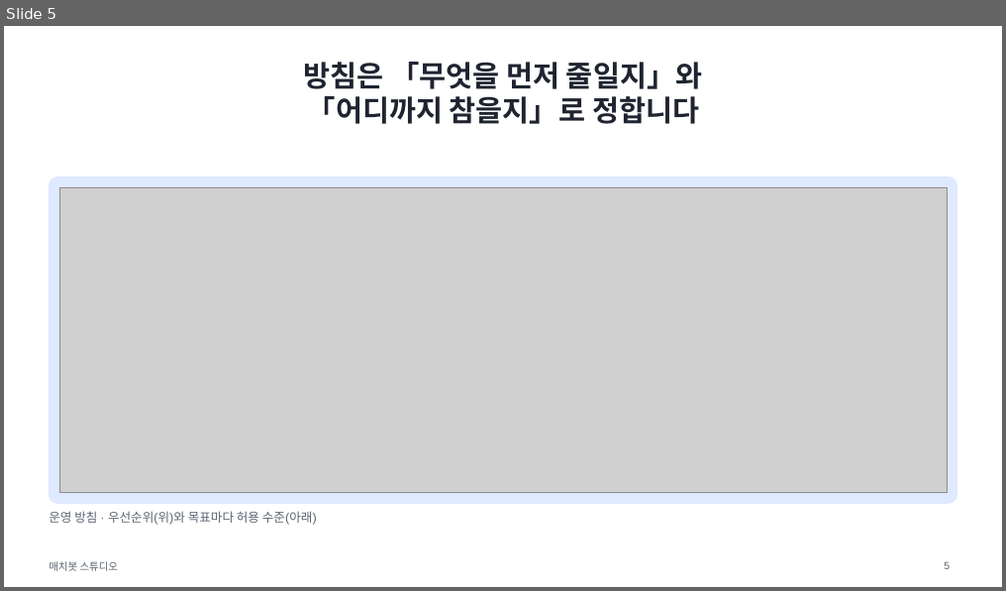
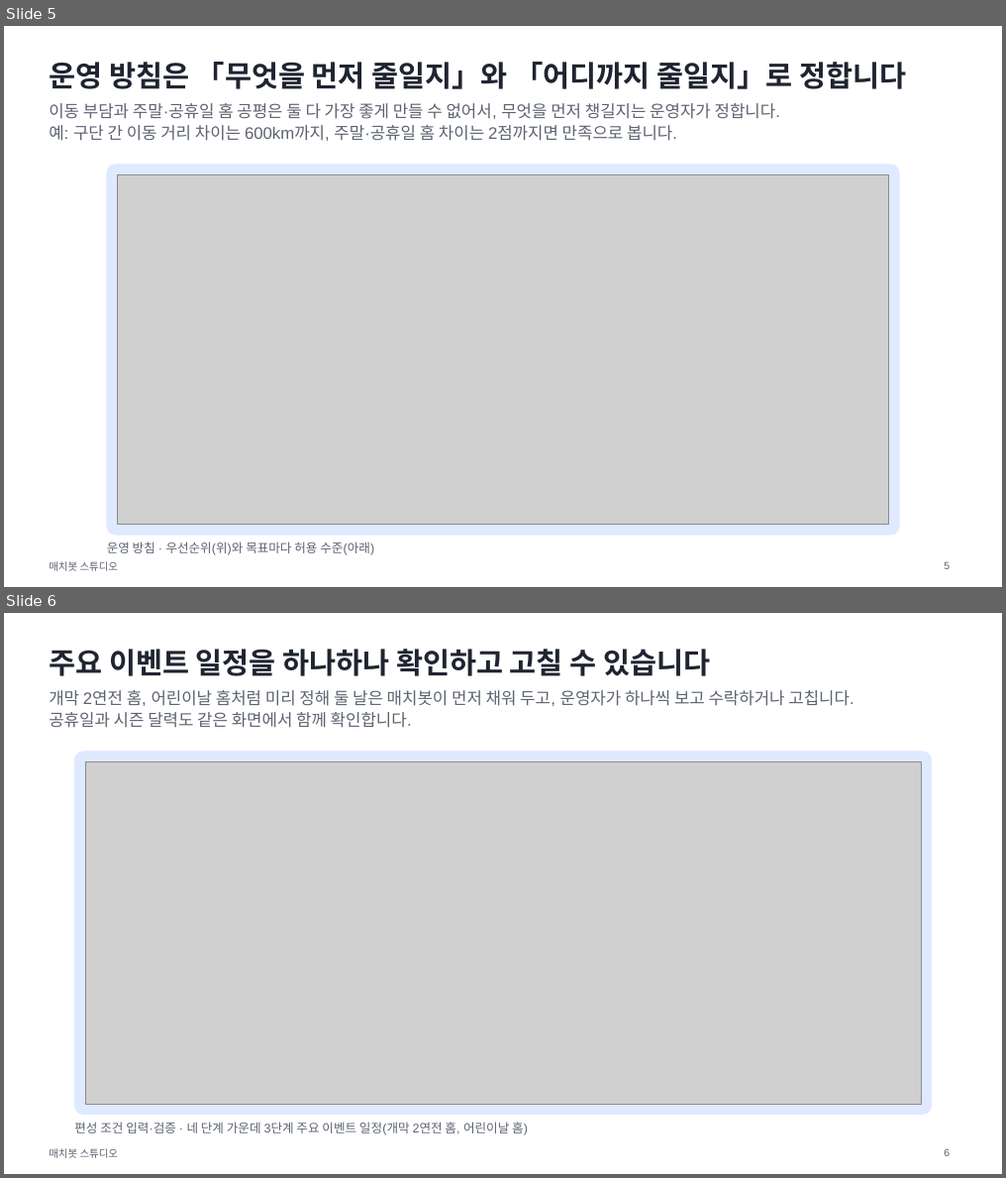
Before and after one commit to drimdrim2002/kbo-scheduler, a slide deck: docs/deck/matchbot-talk.pptx. Shown one above the other, each under a label of ours: slide 5 before the commit, slides 5 and 6 after it. The pictures are 1006x591 and 1006x1178 pixels, drawn with LibreOffice and Linux fonts; fonts in the diff are those of the drawing; grey boxes stand for pictures. Boxes give left, top, right and bottom in pixels: in the first picture for what was removed or moved away, otherwise in the second. Text is boxed around its words. In the diff, an @@ line names an element or a change of style, - is before the commit and + after.

```diff
--- a/docs/deck/matchbot-talk.pptx
+++ b/docs/deck/matchbot-talk.pptx
@@ slide 6 added at (x1=4, y1=613, x2=1002, y2=1174), background #FFFFFF; not listed: 1 template element that a slide beside it also shows @@
@@ title added at (x1=49, y1=649, x2=710, y2=676), 28 pt, text #1F2430, bold @@
+주요 이벤트 일정을 하나하나 확인하고 고칠 수 있습니다
@@ text added at (x1=49, y1=690, x2=853, y2=728), 16 pt, text #5C6370 @@
+개막 2연전 홈, 어린이날 홈처럼 미리 정해 둘 날은 매치봇이 먼저 채워 두고, 운영자가 하나씩 보고 수락하거나 고칩니다.
+공휴일과 시즌 달력도 같은 화면에서 함께 확인합니다.
@@ rounded rectangle added at (x1=74, y1=752, x2=931, y2=1115), fill #DFE9FF, outline #DFE9FF 1 pt @@
@@ picture added at (x1=85, y1=761, x2=921, y2=1104) @@
@@ text added at (x1=74, y1=1122, x2=528, y2=1136), 12 pt, text #5C6370 @@
+편성 조건 입력·검증 · 네 단계 가운데 3단계 주요 이벤트 일정(개막 2연전 홈, 어린이날 홈)
@@ page number added at (x1=944, y1=1150, x2=949, y2=1157), 10 pt, text #5C6370 @@
+6
@@ slide 5 changed as well @@
@@ title at (x1=49, y1=62, x2=907, y2=89): text changed @@
-방침은 「무엇을 먼저 줄일지」와
-「어디까지 참을지」로 정합니다
+운영 방침은 「무엇을 먼저 줄일지」와 「어디까지 줄일지」로 정합니다
@@ text added at (x1=49, y1=103, x2=780, y2=141), 16 pt, text #5C6370 @@
+이동 부담과 주말·공휴일 홈 공평은 둘 다 가장 좋게 만들 수 없어서, 무엇을 먼저 챙길지는 운영자가 정합니다.
+예: 구단 간 이동 거리 차이는 600km까지, 주말·공휴일 홈 차이는 2점까지면 만족으로 봅니다.
@@ rounded rectangle resized from (x1=49, y1=177, x2=957, y2=503) to (x1=107, y1=165, x2=899, y2=535) @@
@@ rounded rectangle at (x1=107, y1=165, x2=899, y2=535): proportions changed @@
@@ picture resized from (x1=59, y1=187, x2=946, y2=493) to (x1=117, y1=174, x2=889, y2=525) @@
@@ text "운영 방침 · 우선순위(위)와 목표마다 ..." moved from (x1=49, y1=511, x2=317, y2=525) to (x1=107, y1=542, x2=374, y2=556) @@
```
Also in this commit, not shown: 7 other slides changed, 3 other slides added, 6 slides removed, 9 other files.
